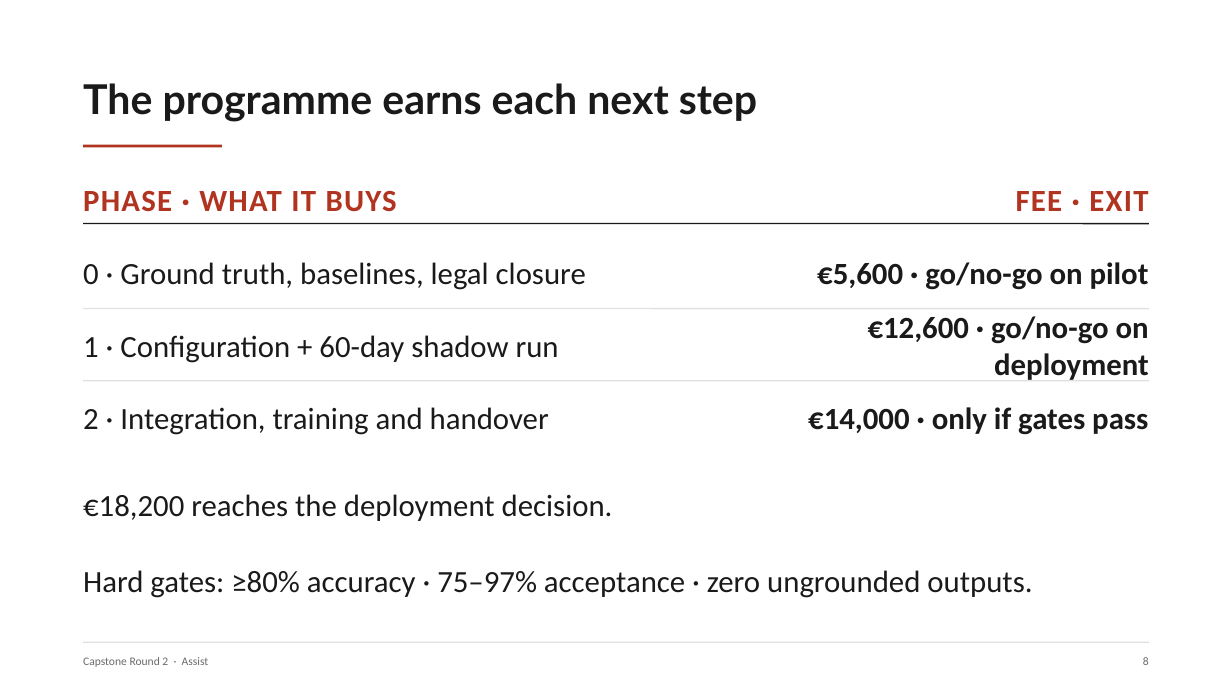
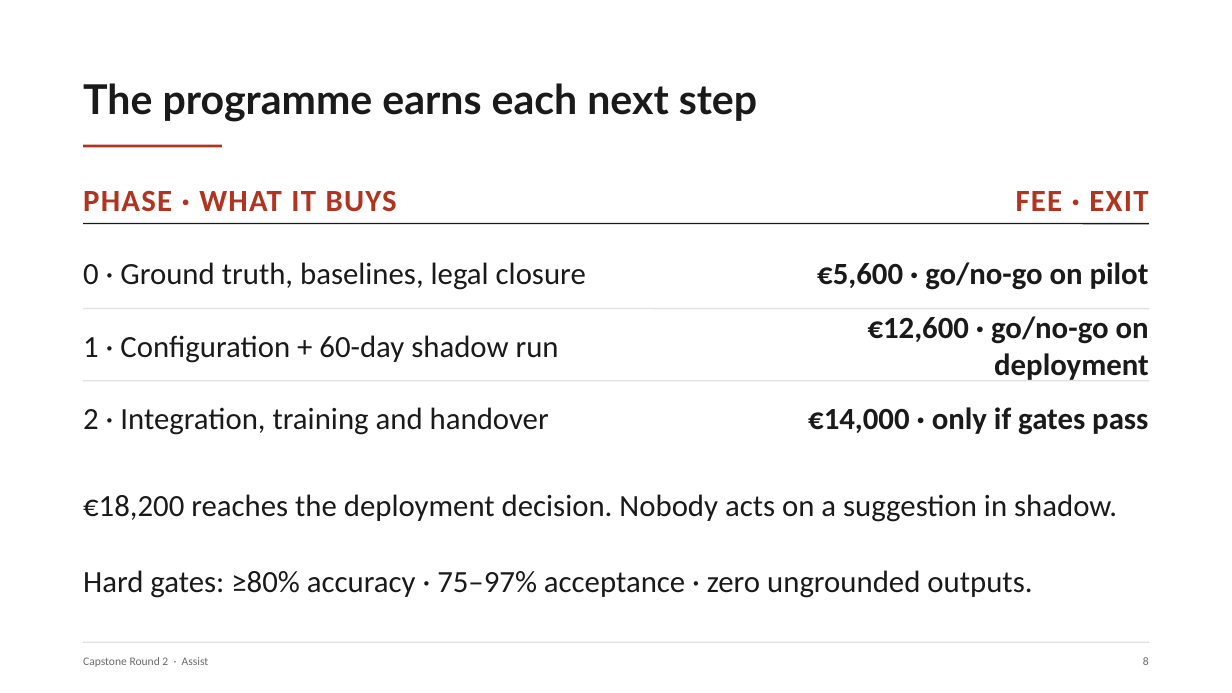
Before and after one commit to nyelugo/PROJECT-Capstone-AI-Consulting, a slide deck: slide 9 of presentation.pptx. Drawn at 1232x693 pixels with LibreOffice and Linux fonts; fonts in the diff are those of the drawing. Boxes give left, top, right and bottom in pixels: in the first picture for what was removed or moved away, otherwise in the second. Text is boxed around its words. In the diff, an @@ line names an element or a change of style, - is before the commit and + after.

```diff
--- a/presentation.pptx
+++ b/presentation.pptx
@@ text at [83,494,1117,522]: text changed @@
-€18,200 reaches the deployment decision.
+€18,200 reaches the deployment decision. Nobody acts on a suggestion in shadow.
```
Also in this commit, not shown: 1 other slide changed, 2 other files.
